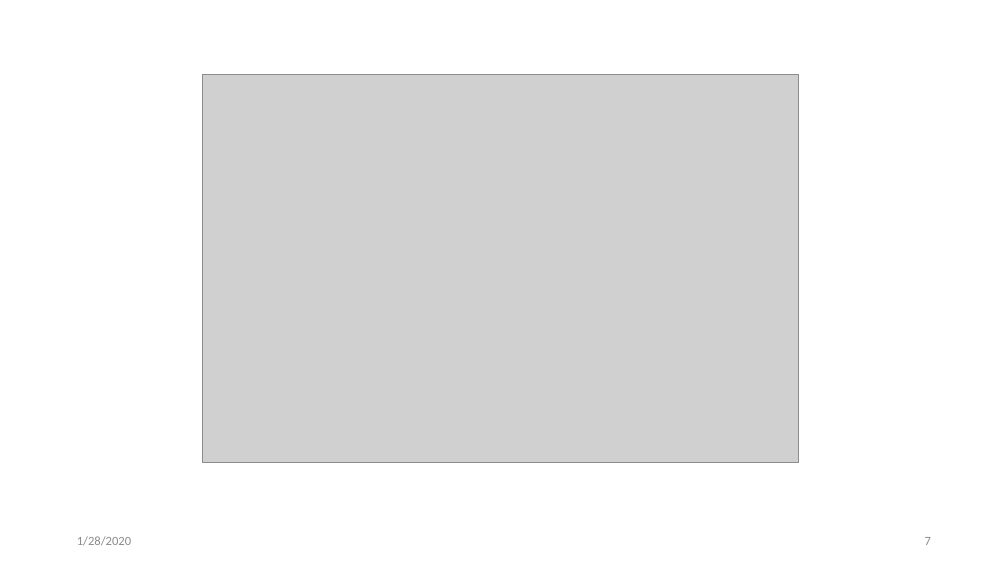
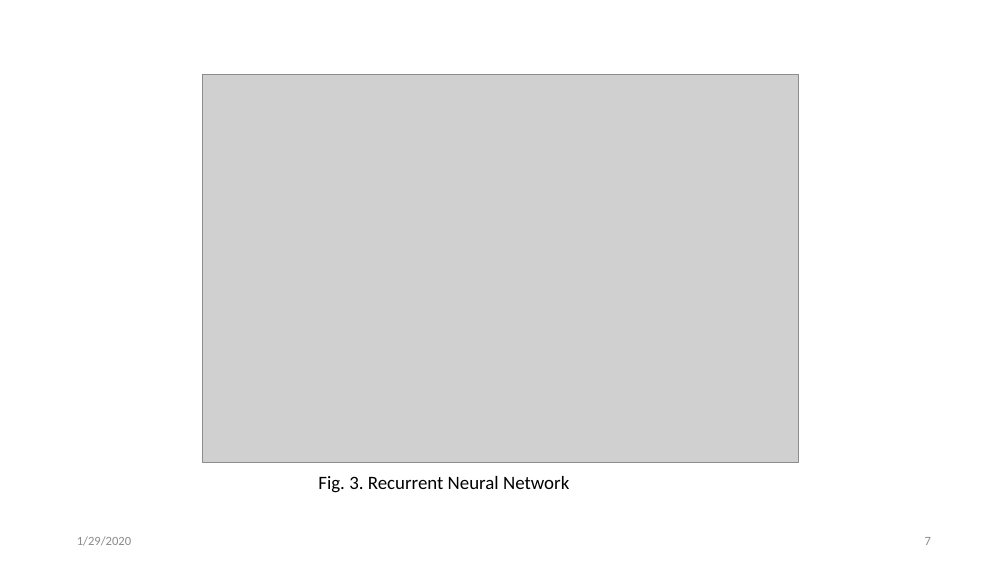
Before and after one commit to svec-final-year-project-eee/Project, a slide deck: slide 7 of Reviews/second review/Second Oral Presentation.pptx. Drawn at 1008x567 pixels with LibreOffice and Linux fonts; fonts in the diff are those of the drawing; grey boxes stand for pictures. Boxes give left, top, right and bottom in pixels: in the first picture for what was removed or moved away, otherwise in the second. Text is boxed around its words. In the diff, an @@ line names an element or a change of style, - is before the commit and + after.

```diff
--- a/Reviews/second review/Second Oral Presentation.pptx
+++ b/Reviews/second review/Second Oral Presentation.pptx
@@ text added at <box>318,476,569,493</box>, 18 pt, text #000000 @@
+Fig. 3. Recurrent Neural Network
@@ text at <box>77,536,131,546</box>: text changed @@
-1/28/2020
+1/29/2020
```
Also in this commit, not shown: 14 other slides changed, 1 slide added, 6 other files.
